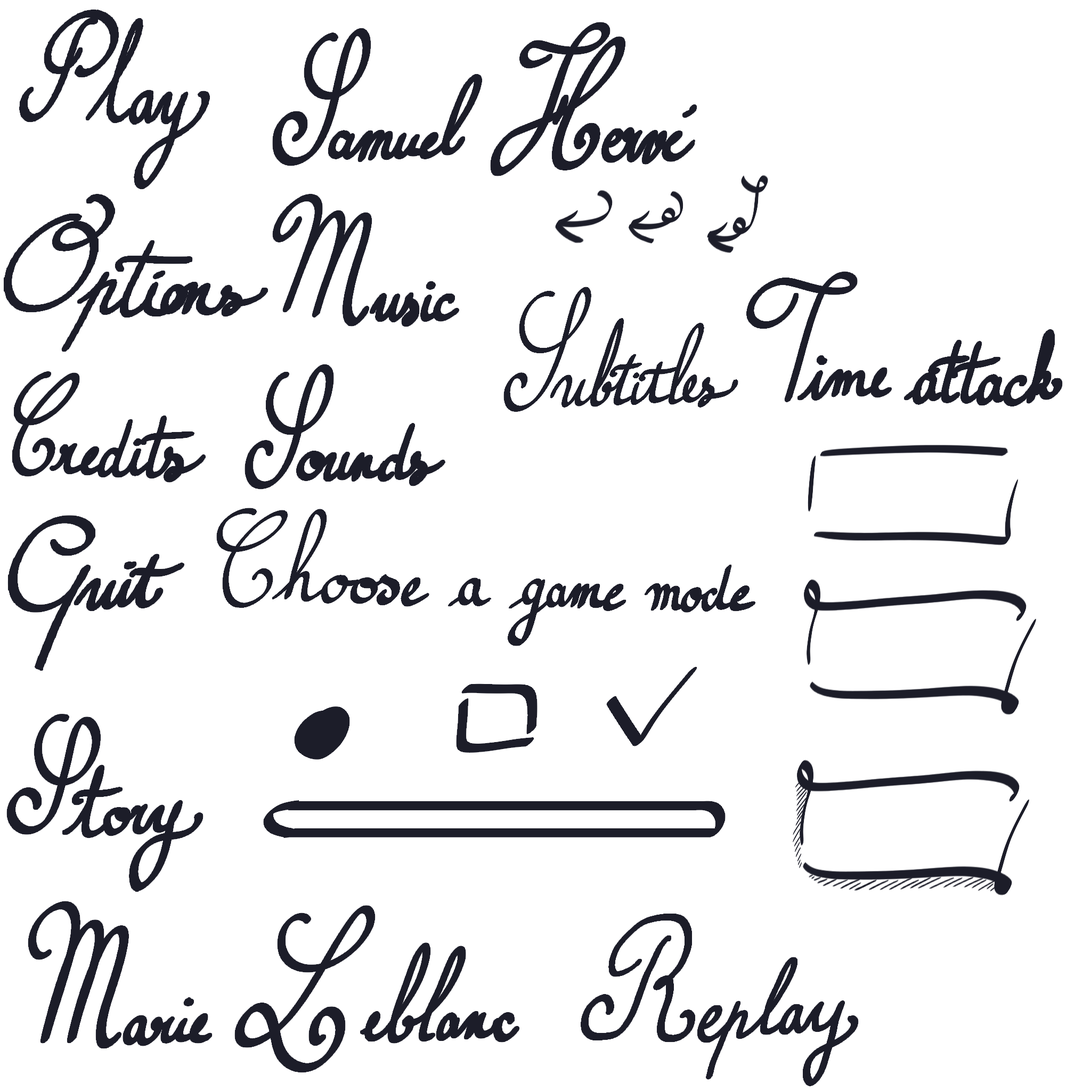
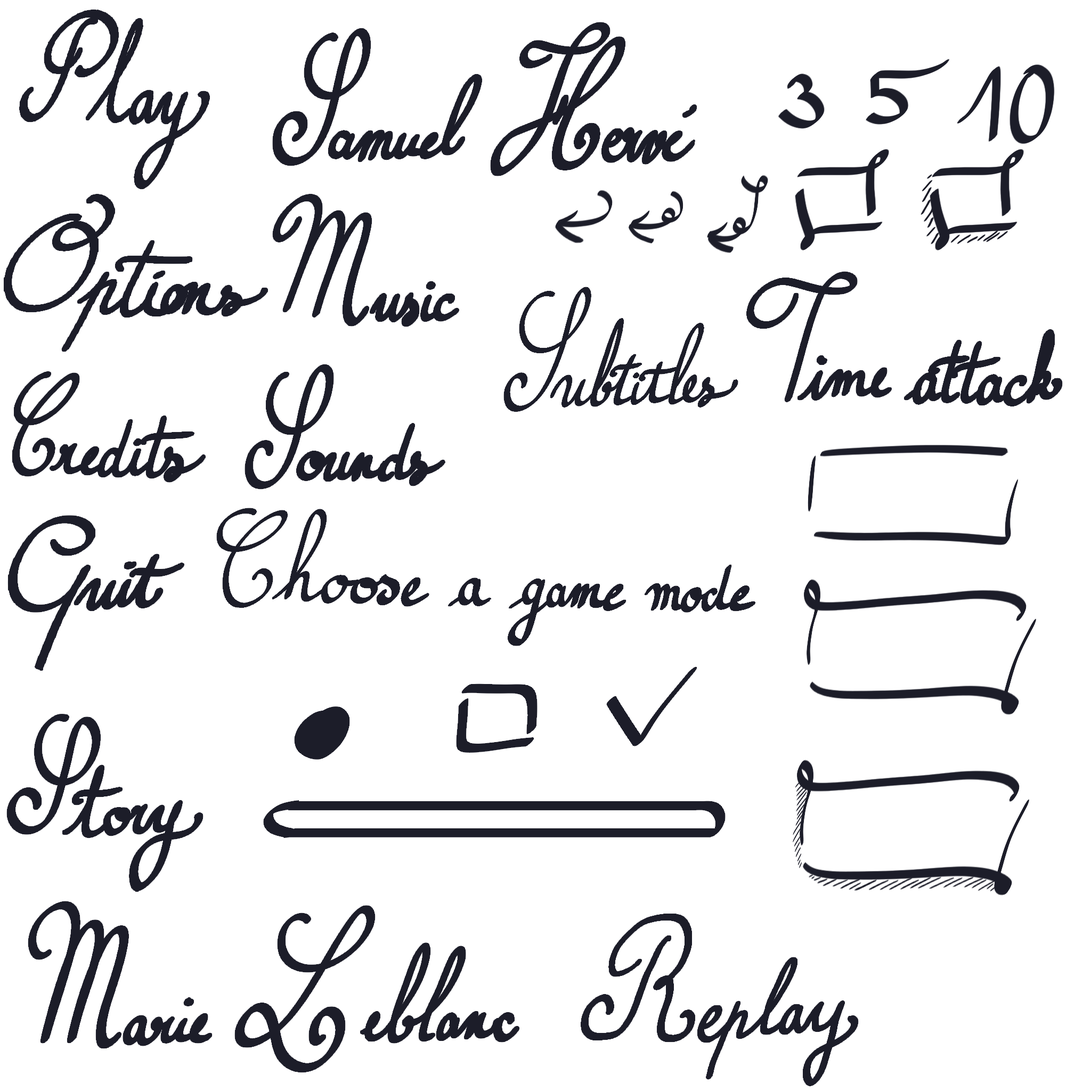
The second 1091px x 1091px image is a revision of the first. Changes to its layers:
added layer "Calque 18" above "Calque 17" over (920, 149, 1025, 251)
added layer "Calque 17" above "Calque 3 copie" over (795, 149, 890, 251)
painted on "Calque 3 copie" over (778, 58, 1056, 144)
